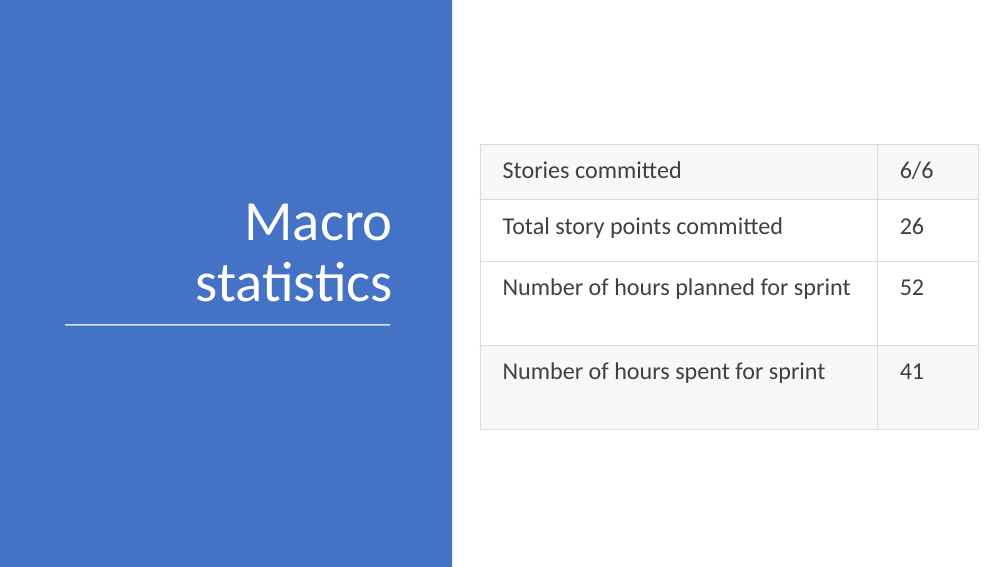
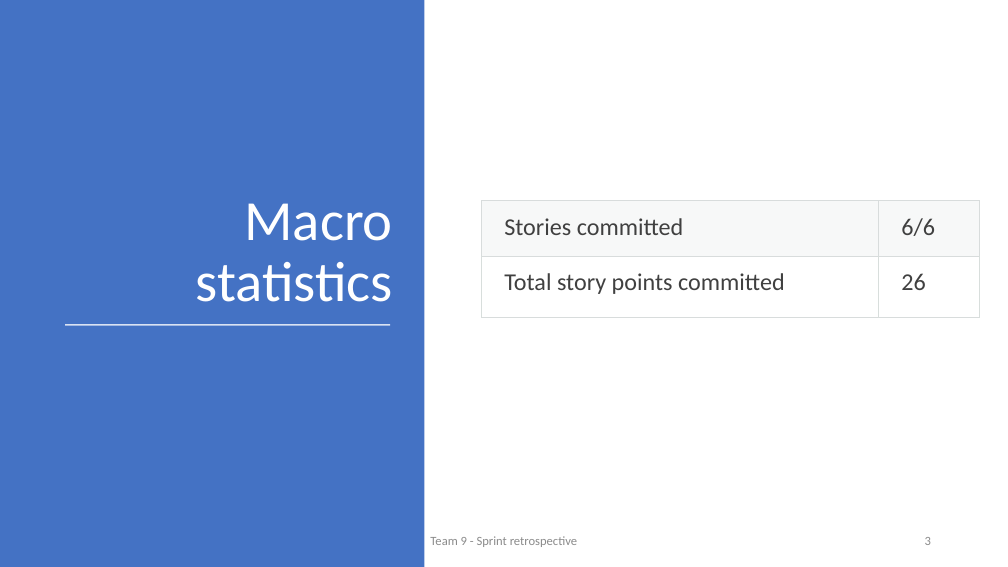
Before and after one commit to MicheleCarb/OfficeQueueManagement, a slide deck: slide 3 of Presentazione_SW2.pptx. Drawn at 1008x567 pixels with LibreOffice and Linux fonts; fonts in the diff are those of the drawing. Boxes give left, top, right and bottom in pixels: in the first picture for what was removed or moved away, otherwise in the second. Text is boxed around its words. In the diff, an @@ line names an element or a change of style, - is before the commit and + after.

Commit message:
Convert tables in charts
Move tables in appendix

```diff
--- a/Presentazione_SW2.pptx
+++ b/Presentazione_SW2.pptx
@@ rectangle: place and size @@
-rectangle at <box>0,0,452,567</box>
+rectangle at <box>0,0,425,567</box>
@@ table at <box>482,200,979,567</box> @@
-row 3: Number of hours planned for sprint | 52
-row 4: Number of hours spent for sprint | 41
@@ table: place and size @@
-table at <box>480,144,978,430</box>
+table at <box>482,200,979,567</box>
@@ text added at <box>430,536,577,547</box>, 12 pt, text #8C8C8C @@
+Team 9 - Sprint retrospective
@@ page number added at <box>925,537,931,545</box>, 12 pt, text #8C8C8C @@
+3
```
Also in this commit, not shown: 6 other slides changed, 5 slides added, 1 slide removed.
